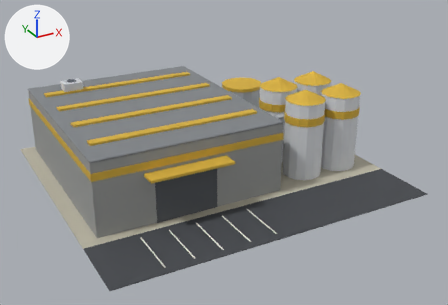
A saved change to the glTF model public/models/foodplant.glb.
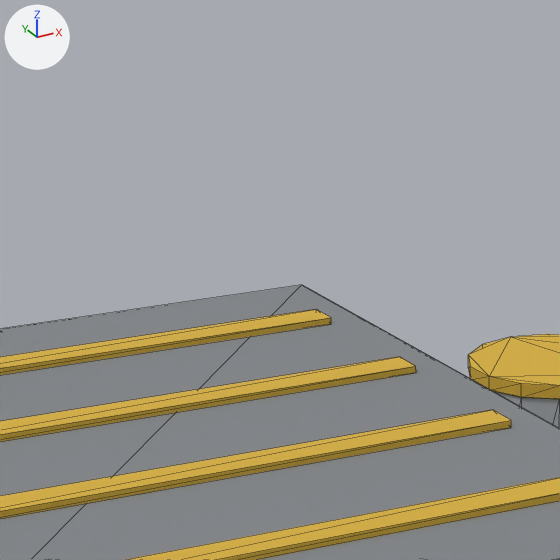
Each version appears first whole from a 50 mm camera at (-26.9, -52.2, 27.8) aimed at (0.5, -2.4, 2.9), and next in a close-up on the part from 25% to 54% of the width and 0% to 43% of the height. Every picture has the same lights, and +X, +Y and +Z are marked at upper left. The older version's two pictures come first. The close-ups show mesh edges as thin lines. Vertices at exactly the same position are counted once.

The first close-up shows 'foodplant'.
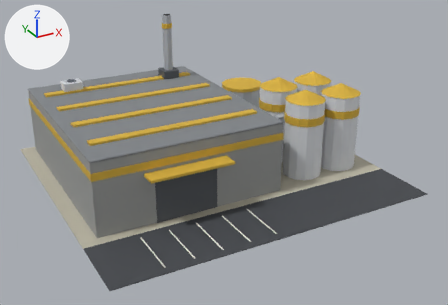
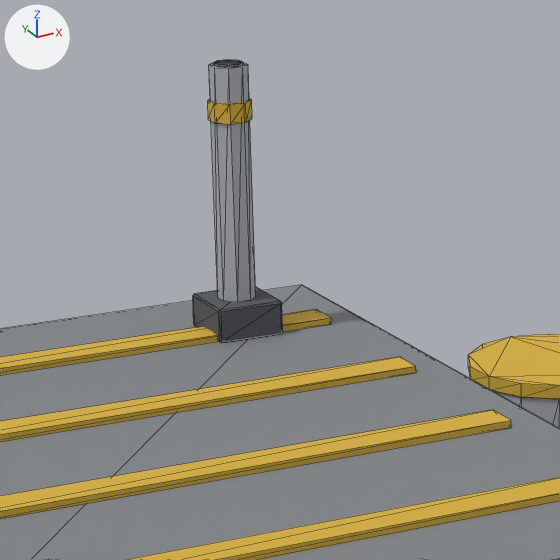
The change in detail:
Material 'coal' (mat_coal) is new.
Its base color is (0.0343, 0.0356, 0.0423) (dark grey #34353a).
Its roughness is 0.8.
me_foodplant is used by ob_foodplant; location (0.0, 0.0, 0.0).
me_foodplant had 544 vertices, 962 faces and spanned x -16.0..16.0, y -15.0..15.0, z 0.0..9.0.
me_foodplant now has 616 vertices, 1090 faces and spans x -16.0..16.0, y -15.0..15.0, z 0.0..14.3.
me_foodplant part 1: a new loose piece, an 8-sided cylinder along z spanning x 0.08..1.12, y 10.28..11.32, z 12.82..13.32, in mat_ind_yellow (yellow #d9b13a).
me_foodplant part 2: the loose piece of 24 vertices spanning x -11.5..-9.5, y 10.3..11.7, z 7.4..8.2 is copied, and the copy is scaled about its middle by (0.897, 1.3, 1.06), then moved by (11.1, -0.2, -0.2), in mat_ind_dark (dark grey #55595e); it spans x -0.3..1.5, y 9.9..11.7, z 7.2..8.1.
me_foodplant part 3: a new loose piece, an 8-sided cylinder along z spanning x 0.14..1.06, y 10.34..11.26, z 8.12..14.22, in mat_ind_steel (grey #b0b5bc).
me_foodplant part 4: a new loose piece, an 8-sided cylinder along z spanning x 0.249..0.951, y 10.449..11.151, z 14.22..14.27, in mat_coal (dark grey #34353a).
me_foodplant gains material mat_coal (dark grey #34353a).

What differs and where, as boxes (x1, y1, x2, y2) in the close-ups (560 x 560 px):
'foodplant', reshaped
    before: (0, 285, 560, 560)
    after: (0, 60, 560, 560)
part 1 of me_foodplant, added (yellow)
    after: (208, 98, 252, 124)
part 2 of me_foodplant, added
    after: (193, 287, 283, 343)
part 3 of me_foodplant, added
    after: (209, 62, 256, 302)
part 4 of me_foodplant, added
    after: (213, 60, 243, 67)
